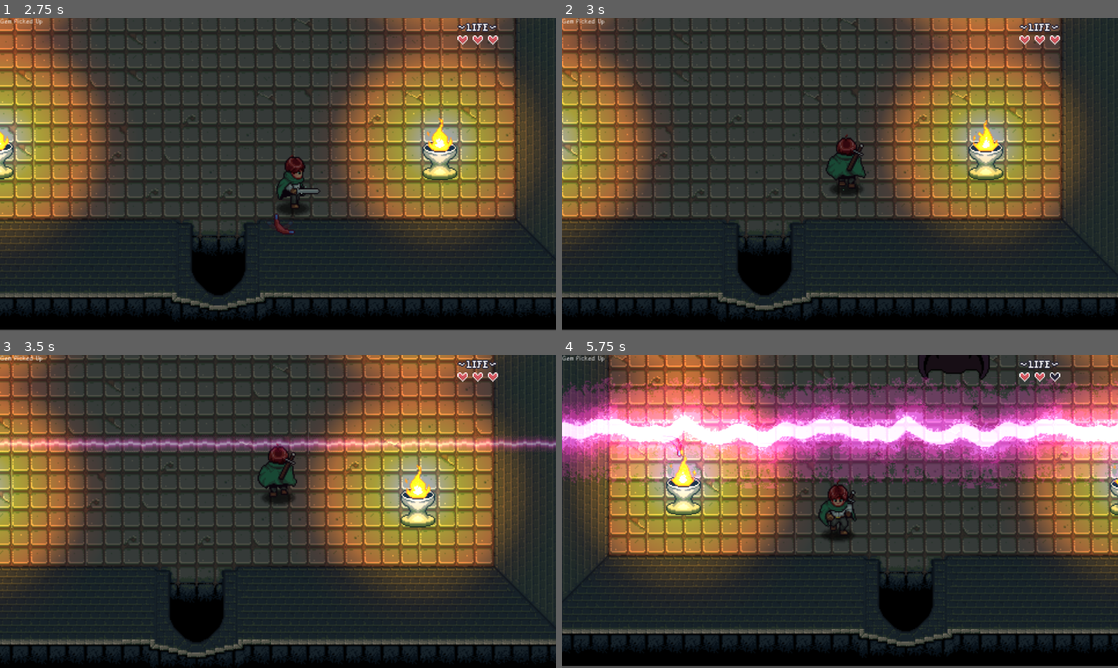
Above: before the commit, frames 1-4 (two rows, left to right).
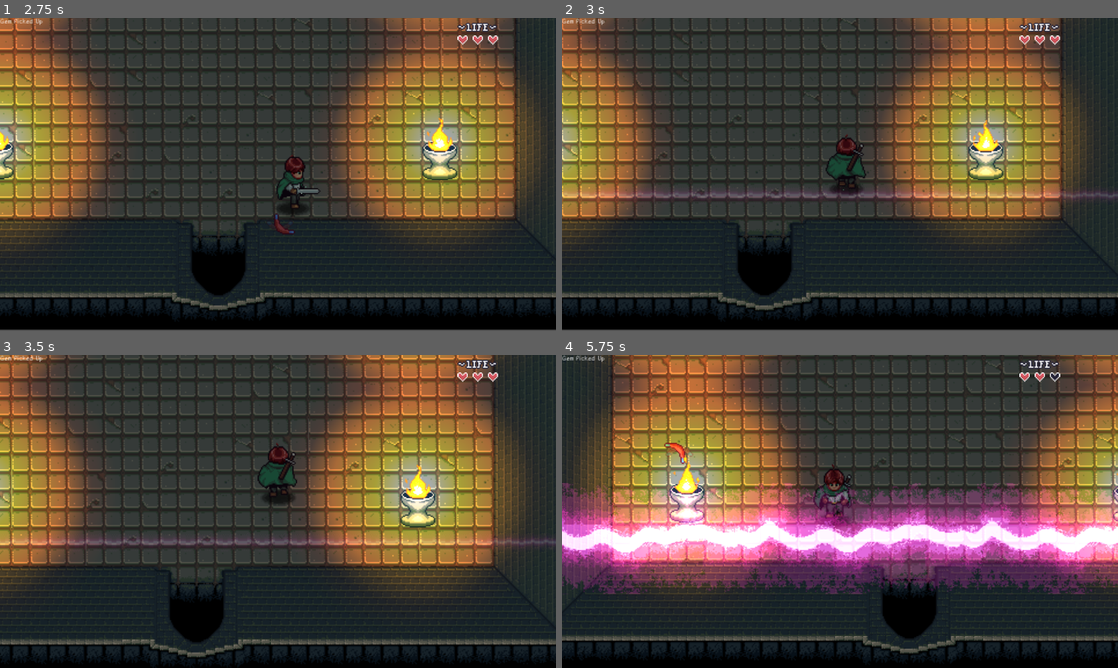
Above: after the commit, the same moments.

Repository: Folkor42/2D-Action-Adventure
Game: Godot game, scene res://Levels/Dungeon1/Dungeon_03.tscn
The game is run twice, just before and just after one commit, with the same random seed, the same clock (stepped at 60 frames per second) and the same inputs. This scene is started directly instead of the project's main scene. Sound files missing from this copy of the repository are replaced by a short silence.
Inputs:
- Up to frame 1 (2.75 s): tap Enter (ui_accept) at 0.5, 0.77, 1.52 s; hold Right (right) 0.53-1.28 s; hold Z (attack) 0.53-1.28 s; hold Down (down) 1.28-2.03 s; tap X (ability) at 1.35 s; tap Z (attack) at 1.55 s; hold Right (right) from 2.03 s (still down); hold Z (attack) from 2.03 s (still down)
- Up to frame 2 (3 s): release Right (right) at 2.78 s; release Z (attack) at 2.78 s; hold Up (up) from 2.78 s (still down); tap Space (interact) at 2.85 s
- Up to frame 3 (3.5 s): keep holding Up (up); tap Enter (ui_accept) at 3.02 s; tap Z (attack) at 3.05 s
- Up to frame 4 (5.75 s): release Up (up) at 3.53 s; hold T (test) 3.53-4.28 s; hold Left (left) 3.53-5.03 s; tap Enter (ui_accept) at 3.77, 4.52 s; tap Z (attack) at 3.8, 4.35, 5.3 s; hold Down (down) from 5.03 s (still down); hold X (ability) from 5.03 s (still down)

Frame 1 is identical in both runs. In frame 2, 1.7% of the frame differs, in the area x 0-100%, y 55-58%; in frame 3, 5.0%; in frame 4, 70%, in the area x 0-100%, y 0-100%.

Commit message:
Added Wizard Attacks

Diff:
--- a/Enemies/scripts/States/enemy_state_chase.gd
+++ b/Enemies/scripts/States/enemy_state_chase.gd
@@ -7,9 +7,12 @@
 @export var vision_area : VisionArea
 @export var attack_area : HurtBox
 @export var state_aggro_duration : float = 0.5
+@export var state_attack_delay : float = 2.0
 @export var next_state : EnemyState
+@export var attack : EnemyState
 
 var _timer : float = 0.0
+var _cooldown_timer : float = 0.0
 var _direction : Vector2
 var _can_see_player : bool = false
 
@@ -21,6 +24,7 @@
 
 func enter() -> void:
 	_timer = state_aggro_duration
+	_cooldown_timer = state_attack_delay
 	enemy.UpdateAnimation( anim_name )
 	if attack_area:
 		print("Player in attack area")
@@ -37,6 +41,10 @@
 	pass
 
 func process( _delta : float ) -> EnemyState:
+	_cooldown_timer -= _delta
+	if _cooldown_timer <= 0:
+		_cooldown_timer = state_attack_delay
+		return attack
 	if PlayerManager.player.hp <=0:
 		return next_state
 	var new_dir : Vector2 = enemy.global_position.direction_to( PlayerManager.player.global_position )
--- a/Enemies/scripts/enemy.gd
+++ b/Enemies/scripts/enemy.gd
@@ -3,10 +3,12 @@
 signal Direction_Changed ( new_direction : Vector2 )
 signal Enemy_Damaged ( hurt_box : HurtBox )
 signal enemy_destroyed ( hurt_box : HurtBox )
+signal beam_attack
 
 const DIR_4 = [ Vector2.RIGHT, Vector2.DOWN, Vector2.LEFT, Vector2.UP ]
 
 @export var hp : int = 3
+
 
 var cardinal_direction : Vector2 = Vector2.DOWN
 var direction : Vector2 = Vector2.ZERO
--- a/Levels/Dungeon1/DarkWizard/dark_wizard.tscn
+++ b/Levels/Dungeon1/DarkWizard/dark_wizard.tscn
@@ -10,6 +10,7 @@
 [ext_resource type="Script" path="res://Enemies/scripts/States/enemy_state_wander.gd" id="8_gc33a"]
 [ext_resource type="Script" path="res://Enemies/scripts/States/enemy_state_chase.gd" id="9_nlq1m"]
 [ext_resource type="Script" path="res://General Nodes/HitBox/hit_box.gd" id="9_veya5"]
+[ext_resource type="Script" path="res://Levels/Dungeon1/DarkWizard/scripts/attack.gd" id="10_3hftx"]
 [ext_resource type="Script" path="res://Enemies/scripts/VisionArea.gd" id="11_rbg72"]
 [ext_resource type="Script" path="res://General Nodes/HurtBox/hurt_box.gd" id="12_uoeiu"]
 
@@ -51,128 +52,17 @@
 "update": 1,
 "values": [0]
 }
-
-[sub_resource type="Animation" id="Animation_fcrk5"]
-resource_name = "idle_down"
-length = 0.3
-loop_mode = 1
-tracks/0/type = "value"
-tracks/0/imported = false
-tracks/0/enabled = true
-tracks/0/path = NodePath("Sprite2D:frame")
-tracks/0/interp = 1
-tracks/0/loop_wrap = true
-tracks/0/keys = {
-"times": PackedFloat32Array(0, 0.3),
-"transitions": PackedFloat32Array(1, 1),
-"update": 0,
-"values": [0, 1]
-}
-tracks/1/type = "value"
-tracks/1/imported = false
-tracks/1/enabled = true
-tracks/1/path = NodePath("Left Hand:frame")
-tracks/1/interp = 1
-tracks/1/loop_wrap = true
-tracks/1/keys = {
-"times": PackedFloat32Array(0),
-"transitions": PackedFloat32Array(1),
-"update": 1,
-"values": [0]
-}
-tracks/2/type = "value"
-tracks/2/imported = false
-tracks/2/enabled = true
-tracks/2/path = NodePath("Right Hand:frame")
-tracks/2/interp = 1
-tracks/2/loop_wrap = true
-tracks/2/keys = {
-"times": PackedFloat32Array(0),
-"transitions": PackedFloat32Array(1),
-"update": 1,
-"values": [0]
-}
-
-[sub_resource type="Animation" id="Animation_87aux"]
-resource_name = "idle_side"
-length = 0.3
-loop_mode = 1
-tracks/0/type = "value"
-tracks/0/imported = false
-tracks/0/enabled = true
-tracks/0/path = NodePath("Sprite2D:frame")
-tracks/0/interp = 1
-tracks/0/loop_wrap = true
-tracks/0/keys = {
-"times": PackedFloat32Array(0, 0.3),
-"transitions": PackedFloat32Array(1, 1),
-"update": 0,
-"values": [6, 8]
-}
-tracks/1/type = "value"
-tracks/1/imported = false
-tracks/1/enabled = true
-tracks/1/path = NodePath("Left Hand:frame")
-tracks/1/interp = 1
-tracks/1/loop_wrap = true
-tracks/1/keys = {
-"times": PackedFloat32Array(0),
-"transitions": PackedFloat32Array(1),
-"update": 1,
-"values": [8]
-}
-tracks/2/type = "value"
-tracks/2/imported = false
-tracks/2/enabled = true
-tracks/2/path = NodePath("Right Hand:frame")
-tracks/2/interp = 1
-tracks/2/loop_wrap = true
-tracks/2/keys = {
-"times": PackedFloat32Array(0),
-"transitions": PackedFloat32Array(1),
-"update": 1,
-"values": [8]
-}
-
-[sub_resource type="Animation" id="Animation_3nml5"]
-resource_name = "idle_up"
-length = 0.3
-loop_mode = 1
-tracks/0/type = "value"
-tracks/0/imported = false
-tracks/0/enabled = true
-tracks/0/path = NodePath("Sprite2D:frame")
-tracks/0/interp = 1
-tracks/0/loop_wrap = true
-tracks/0/keys = {
-"times": PackedFloat32Array(0, 0.3),
-"transitions": PackedFloat32Array(1, 1),
-"update": 0,
-"values": [3, 5]
-}
-tracks/1/type = "value"
-tracks/1/imported = false
-tracks/1/enabled = true
-tracks/1/path = NodePath("Left Hand:frame")
-tracks/1/interp = 1
-tracks/1/loop_wrap = true
-tracks/1/keys = {
-"times": PackedFloat32Array(0),
-"transitions": PackedFloat32Array(1),
-"update": 1,
-"values": [4]
-}
-tracks/2/type = "value"
-tracks/2/imported = false
-tracks/2/enabled = true
-tracks/2/path = NodePath("Right Hand:frame")
-tracks/2/interp = 1
-tracks/2/loop_wrap = true
-tracks/2/keys = {
-"times": PackedFloat32Array(0),
-"transitions": PackedFloat32Array(1),
-"update": 1,
-"values": [4]
+tracks/3/type = "value"
+tracks/3/imported = false
+tracks/3/enabled = true
+tracks/3/path = NodePath(".:modulate")
+tracks/3/interp = 1
+tracks/3/loop_wrap = true
+tracks/3/keys = {
+"times": PackedFloat32Array(0),
+"transitions": PackedFloat32Array(1),
+"update": 0,
+"values": [Color(1, 1, 1, 1)]
 }
 
 [sub_resource type="Animation" id="Animation_xjuma"]
@@ -217,6 +107,369 @@
 "values": [0, 3, 0]
 }
 
+[sub_resource type="Animation" id="Animation_bsx64"]
+resource_name = "cast_side"
+length = 0.9
+loop_mode = 1
+step = 0.05
+tracks/0/type = "value"
+tracks/0/imported = false
+tracks/0/enabled = true
+tracks/0/path = NodePath("Sprite2D:frame")
+tracks/0/interp = 1
+tracks/0/loop_wrap = true
+tracks/0/keys = {
+"times": PackedFloat32Array(0, 0.25, 0.45, 0.7),
+"transitions": PackedFloat32Array(1, 1, 1, 1),
+"update": 0,
+"values": [6, 7, 8, 7]
+}
+tracks/1/type = "value"
+tracks/1/imported = false
+tracks/1/enabled = true
+tracks/1/path = NodePath("Left Hand:frame")
+tracks/1/interp = 1
+tracks/1/loop_wrap = true
+tracks/1/keys = {
+"times": PackedFloat32Array(0, 0.6),
+"transitions": PackedFloat32Array(1, 1),
+"update": 0,
+"values": [8, 11]
+}
+tracks/2/type = "value"
+tracks/2/imported = false
+tracks/2/enabled = true
+tracks/2/path = NodePath("Right Hand:frame")
+tracks/2/interp = 1
+tracks/2/loop_wrap = true
+tracks/2/keys = {
+"times": PackedFloat32Array(0.3, 0.9),
+"transitions": PackedFloat32Array(1, 1),
+"update": 0,
+"values": [8, 8]
+}
+
+[sub_resource type="Animation" id="Animation_aoxlu"]
+resource_name = "cast_up"
+length = 0.9
+loop_mode = 1
+step = 0.05
+tracks/0/type = "value"
+tracks/0/imported = false
+tracks/0/enabled = true
+tracks/0/path = NodePath("Sprite2D:frame")
+tracks/0/interp = 1
+tracks/0/loop_wrap = true
+tracks/0/keys = {
+"times": PackedFloat32Array(0, 0.25, 0.45, 0.7),
+"transitions": PackedFloat32Array(1, 1, 1, 1),
+"update": 0,
+"values": [3, 4, 5, 4]
+}
+tracks/1/type = "value"
+tracks/1/imported = false
+tracks/1/enabled = true
+tracks/1/path = NodePath("Left Hand:frame")
+tracks/1/interp = 1
+tracks/1/loop_wrap = true
+tracks/1/keys = {
+"times": PackedFloat32Array(0, 0.3, 0.6),
+"transitions": PackedFloat32Array(1, 1, 1),
+"update": 0,
+"values": [4, 5, 6]
+}
+tracks/2/type = "value"
+tracks/2/imported = false
+tracks/2/enabled = true
+tracks/2/path = NodePath("Right Hand:frame")
+tracks/2/interp = 1
+tracks/2/loop_wrap = true
+tracks/2/keys = {
+"times": PackedFloat32Array(0.3, 0.6, 0.9),
+"transitions": PackedFloat32Array(1, 1, 1),
+"update": 0,
+"values": [4, 5, 6]
+}
+
+[sub_resource type="Animation" id="Animation_a0n0p"]
+resource_name = "destroy_down"
+length = 2.0
+tracks/0/type = "value"
+tracks/0/imported = false
+tracks/0/enabled = true
+tracks/0/path = NodePath("Sprite2D:frame")
+tracks/0/interp = 1
+tracks/0/loop_wrap = true
+tracks/0/keys = {
+"times": PackedFloat32Array(0),
+"transitions": PackedFloat32Array(1),
+"update": 1,
+"values": [0]
+}
+tracks/1/type = "value"
+tracks/1/imported = false
+tracks/1/enabled = true
+tracks/1/path = NodePath("Left Hand:frame")
+tracks/1/interp = 1
+tracks/1/loop_wrap = true
+tracks/1/keys = {
+"times": PackedFloat32Array(0),
+"transitions": PackedFloat32Array(1),
+"update": 1,
+"values": [0]
+}
+tracks/2/type = "value"
+tracks/2/imported = false
+tracks/2/enabled = true
+tracks/2/path = NodePath("Right Hand:frame")
+tracks/2/interp = 1
+tracks/2/loop_wrap = true
+tracks/2/keys = {
+"times": PackedFloat32Array(0),
+"transitions": PackedFloat32Array(1),
+"update": 1,
+"values": [0]
+}
+tracks/3/type = "value"
+tracks/3/imported = false
+tracks/3/enabled = true
+tracks/3/path = NodePath(".:modulate")
+tracks/3/interp = 1
+tracks/3/loop_wrap = true
+tracks/3/keys = {
+"times": PackedFloat32Array(0, 2),
+"transitions": PackedFloat32Array(1, 1),
+"update": 0,
+"values": [Color(1, 1, 1, 1), Color(0.659841, 0.403349, 0.41634, 0)]
+}
+
+[sub_resource type="Animation" id="Animation_lf10x"]
+resource_name = "destroy_side"
+length = 2.0
+tracks/0/type = "value"
+tracks/0/imported = false
+tracks/0/enabled = true
+tracks/0/path = NodePath("Sprite2D:frame")
+tracks/0/interp = 1
+tracks/0/loop_wrap = true
+tracks/0/keys = {
+"times": PackedFloat32Array(0),
+"transitions": PackedFloat32Array(1),
+"update": 1,
+"values": [0]
+}
+tracks/1/type = "value"
+tracks/1/imported = false
+tracks/1/enabled = true
+tracks/1/path = NodePath("Left Hand:frame")
+tracks/1/interp = 1
+tracks/1/loop_wrap = true
+tracks/1/keys = {
+"times": PackedFloat32Array(0),
+"transitions": PackedFloat32Array(1),
+"update": 1,
+"values": [0]
+}
+tracks/2/type = "value"
+tracks/2/imported = false
+tracks/2/enabled = true
+tracks/2/path = NodePath("Right Hand:frame")
+tracks/2/interp = 1
+tracks/2/loop_wrap = true
+tracks/2/keys = {
+"times": PackedFloat32Array(0),
+"transitions": PackedFloat32Array(1),
+"update": 1,
+"values": [0]
+}
+tracks/3/type = "value"
+tracks/3/imported = false
+tracks/3/enabled = true
+tracks/3/path = NodePath(".:modulate")
+tracks/3/interp = 1
+tracks/3/loop_wrap = true
+tracks/3/keys = {
+"times": PackedFloat32Array(0, 2),
+"transitions": PackedFloat32Array(1, 1),
+"update": 0,
+"values": [Color(1, 1, 1, 1), Color(0.659841, 0.403349, 0.41634, 0)]
+}
+
+[sub_resource type="Animation" id="Animation_6j41c"]
+resource_name = "destroy_up"
+length = 2.0
+tracks/0/type = "value"
+tracks/0/imported = false
+tracks/0/enabled = true
+tracks/0/path = NodePath("Sprite2D:frame")
+tracks/0/interp = 1
+tracks/0/loop_wrap = true
+tracks/0/keys = {
+"times": PackedFloat32Array(0),
+"transitions": PackedFloat32Array(1),
+"update": 1,
+"values": [0]
+}
+tracks/1/type = "value"
+tracks/1/imported = false
+tracks/1/enabled = true
+tracks/1/path = NodePath("Left Hand:frame")
+tracks/1/interp = 1
+tracks/1/loop_wrap = true
+tracks/1/keys = {
+"times": PackedFloat32Array(0),
+"transitions": PackedFloat32Array(1),
+"update": 1,
+"values": [0]
+}
+tracks/2/type = "value"
+tracks/2/imported = false
+tracks/2/enabled = true
+tracks/2/path = NodePath("Right Hand:frame")
+tracks/2/interp = 1
+tracks/2/loop_wrap = true
+tracks/2/keys = {
+"times": PackedFloat32Array(0),
+"transitions": PackedFloat32Array(1),
+"update": 1,
+"values": [0]
+}
+tracks/3/type = "value"
+tracks/3/imported = false
+tracks/3/enabled = true
+tracks/3/path = NodePath(".:modulate")
+tracks/3/interp = 1
+tracks/3/loop_wrap = true
+tracks/3/keys = {
+"times": PackedFloat32Array(0, 2),
+"transitions": PackedFloat32Array(1, 1),
+"update": 0,
+"values": [Color(1, 1, 1, 1), Color(0.659841, 0.403349, 0.41634, 0)]
+}
+
+[sub_resource type="Animation" id="Animation_fcrk5"]
+resource_name = "idle_down"
+length = 0.3
+loop_mode = 1
+tracks/0/type = "value"
+tracks/0/imported = false
+tracks/0/enabled = true
+tracks/0/path = NodePath("Sprite2D:frame")
+tracks/0/interp = 1
+tracks/0/loop_wrap = true
+tracks/0/keys = {
+"times": PackedFloat32Array(0, 0.3),
+"transitions": PackedFloat32Array(1, 1),
+"update": 0,
+"values": [0, 1]
+}
+tracks/1/type = "value"
+tracks/1/imported = false
+tracks/1/enabled = true
+tracks/1/path = NodePath("Left Hand:frame")
+tracks/1/interp = 1
+tracks/1/loop_wrap = true
+tracks/1/keys = {
+"times": PackedFloat32Array(0),
+"transitions": PackedFloat32Array(1),
+"update": 1,
+"values": [0]
+}
+tracks/2/type = "value"
+tracks/2/imported = false
+tracks/2/enabled = true
+tracks/2/path = NodePath("Right Hand:frame")
+tracks/2/interp = 1
+tracks/2/loop_wrap = true
+tracks/2/keys = {
+"times": PackedFloat32Array(0),
+"transitions": PackedFloat32Array(1),
+"update": 1,
+"values": [0]
+}
+
+[sub_resource type="Animation" id="Animation_87aux"]
+resource_name = "idle_side"
+length = 0.3
+loop_mode = 1
+tracks/0/type = "value"
+tracks/0/imported = false
+tracks/0/enabled = true
+tracks/0/path = NodePath("Sprite2D:frame")
+tracks/0/interp = 1
+tracks/0/loop_wrap = true
+tracks/0/keys = {
+"times": PackedFloat32Array(0, 0.3),
+"transitions": PackedFloat32Array(1, 1),
+"update": 0,
+"values": [6, 8]
+}
+tracks/1/type = "value"
+tracks/1/imported = false
+tracks/1/enabled = true
+tracks/1/path = NodePath("Left Hand:frame")
+tracks/1/interp = 1
+tracks/1/loop_wrap = true
+tracks/1/keys = {
+"times": PackedFloat32Array(0),
+"transitions": PackedFloat32Array(1),
+"update": 1,
+"values": [8]
+}
+tracks/2/type = "value"
+tracks/2/imported = false
+tracks/2/enabled = true
+tracks/2/path = NodePath("Right Hand:frame")
+tracks/2/interp = 1
+tracks/2/loop_wrap = true
+tracks/2/keys = {
+"times": PackedFloat32Array(0),
+"transitions": PackedFloat32Array(1),
+"update": 1,
+"values": [8]
+}
+
+[sub_resource type="Animation" id="Animation_3nml5"]
+resource_name = "idle_up"
+length = 0.3
+loop_mode = 1
+tracks/0/type = "value"
+tracks/0/imported = false
+tracks/0/enabled = true
+tracks/0/path = NodePath("Sprite2D:frame")
+tracks/0/interp = 1
+tracks/0/loop_wrap = true
+tracks/0/keys = {
+"times": PackedFloat32Array(0, 0.3),
+"transitions": PackedFloat32Array(1, 1),
+"update": 0,
+"values": [3, 5]
+}
+tracks/1/type = "value"
+tracks/1/imported = false
+tracks/1/enabled = true
+tracks/1/path = NodePath("Left Hand:frame")
+tracks/1/interp = 1
+tracks/1/loop_wrap = true
+tracks/1/keys = {
+"times": PackedFloat32Array(0),
+"transitions": PackedFloat32Array(1),
+"update": 1,
+"values": [4]
+}
+tracks/2/type = "value"
+tracks/2/imported = false
+tracks/2/enabled = true
+tracks/2/path = NodePath("Right Hand:frame")
+tracks/2/interp = 1
+tracks/2/loop_wrap = true
+tracks/2/keys = {
+"times": PackedFloat32Array(0),
+"transitions": PackedFloat32Array(1),
+"update": 1,
+"values": [4]
+}
+
 [sub_resource type="Animation" id="Animation_clrnh"]
 resource_name = "stun_down"
 length = 0.1
@@ -257,6 +510,46 @@
 "values": [2, 0]
 }
 
+[sub_resource type="Animation" id="Animation_lhy63"]
+resource_name = "stun_side"
+length = 0.1
+tracks/0/type = "value"
+tracks/0/imported = false
+tracks/0/enabled = true
+tracks/0/path = NodePath("Sprite2D:frame")
+tracks/0/interp = 1
+tracks/0/loop_wrap = true
+tracks/0/keys = {
+"times": PackedFloat32Array(0, 0.1),
+"transitions": PackedFloat32Array(1, 1),
+"update": 0,
+"values": [6, 8]
+}
+tracks/1/type = "value"
+tracks/1/imported = false
+tracks/1/enabled = true
+tracks/1/path = NodePath("Left Hand:frame")
+tracks/1/interp = 1
+tracks/1/loop_wrap = true
+tracks/1/keys = {
+"times": PackedFloat32Array(0, 0.1),
+"transitions": PackedFloat32Array(1, 1),
+"update": 0,
+"values": [10, 8]
+}
+tracks/2/type = "value"
+tracks/2/imported = false
+tracks/2/enabled = true
+tracks/2/path = NodePath("Right Hand:frame")
+tracks/2/interp = 1
+tracks/2/loop_wrap = true
+tracks/2/keys = {
+"times": PackedFloat32Array(0, 0.1),
+"transitions": PackedFloat32Array(1, 1),
+"update": 0,
+"values": [10, 8]
+}
+
 [sub_resource type="Animation" id="Animation_nv6oo"]
 resource_name = "stun_up"
 length = 0.1
@@ -295,52 +588,17 @@
 "transitions": PackedFloat32Array(1, 1),
 "update": 0,
 "values": [6, 4]
-}
-
-[sub_resource type="Animation" id="Animation_lhy63"]
-resource_name = "stun_side"
-length = 0.1
-tracks/0/type = "value"
-tracks/0/imported = false
-tracks/0/enabled = true
-tracks/0/path = NodePath("Sprite2D:frame")
-tracks/0/interp = 1
-tracks/0/loop_wrap = true
-tracks/0/keys = {
-"times": PackedFloat32Array(0, 0.1),
-"transitions": PackedFloat32Array(1, 1),
-"update": 0,
-"values": [6, 8]
-}
-tracks/1/type = "value"
-tracks/1/imported = false
-tracks/1/enabled = true
-tracks/1/path = NodePath("Left Hand:frame")
-tracks/1/interp = 1
-tracks/1/loop_wrap = true
-tracks/1/keys = {
-"times": PackedFloat32Array(0, 0.1),
-"transitions": PackedFloat32Array(1, 1),
-"update": 0,
-"values": [10, 8]
-}
-tracks/2/type = "value"
-tracks/2/imported = false
-tracks/2/enabled = true
-tracks/2/path = NodePath("Right Hand:frame")
-tracks/2/interp = 1
-tracks/2/loop_wrap = true
-tracks/2/keys = {
-"times": PackedFloat32Array(0, 0.1),
-"transitions": PackedFloat32Array(1, 1),
-"update": 0,
-"values": [10, 8]
 }
 
 [sub_resource type="AnimationLibrary" id="AnimationLibrary_qjh7q"]
 _data = {
 "RESET": SubResource("Animation_1nhm6"),
 "cast_down": SubResource("Animation_xjuma"),
+"cast_side": SubResource("Animation_bsx64"),
+"cast_up": SubResource("Animation_aoxlu"),
+"destroy_down": SubResource("Animation_a0n0p"),
+"destroy_side": SubResource("Animation_lf10x"),
+"destroy_up": SubResource("Animation_6j41c"),
 "idle_down": SubResource("Animation_fcrk5"),
 "idle_side": SubResource("Animation_87aux"),
 "idle_up": SubResource("Animation_3nml5"),
@@ -403,13 +661,22 @@
 [node name="EnemyStateWander" type="Node" parent="EnemyStateMachine" node_paths=PackedStringArray("next_state")]
 script = ExtResource("8_gc33a")
 anim_name = "idle"
-next_state = NodePath("../EnemyStateIdle")
-
-[node name="EnemyStateChase" type="Node" parent="EnemyStateMachine" node_paths=PackedStringArray("vision_area", "attack_area")]
+next_state = NodePath("../EnemyStateAttack")
+
+[node name="EnemyStateChase" type="Node" parent="EnemyStateMachine" node_paths=PackedStringArray("vision_area", "attack_area", "next_state", "attack")]
 script = ExtResource("9_nlq1m")
 anim_name = "cast"
 vision_area = NodePath("../../VisionArea")
 attack_area = NodePath("../../HurtBox")
+state_attack_delay = 5.0
+next_state = NodePath("../EnemyStateWander")
+attack = NodePath("../EnemyStateAttack")
+
+[node name="EnemyStateAttack" type="Node" parent="EnemyStateMachine" node_paths=PackedStringArray("after_idle_state")]
+script = ExtResource("10_3hftx")
+state_duration_min = 2.0
+state_duration_max = 4.0
+after_idle_state = NodePath("../EnemyStateWander")
 
 [node name="HitBox" type="Area2D" parent="."]
 collision_layer = 256
@@ -425,6 +692,7 @@
 script = ExtResource("11_rbg72")
 
 [node name="CollisionPolygon2D" type="CollisionPolygon2D" parent="VisionArea"]
+visible = false
 position = Vector2(0, -8)
 polygon = PackedVector2Array(-16, 0, 16, 0, 128, 128, -128, 128)
 
@@ -432,5 +700,6 @@
 script = ExtResource("12_uoeiu")
 
 [node name="CollisionShape2D" type="CollisionShape2D" parent="HurtBox"]
+visible = false
 position = Vector2(0, 30)
 shape = SubResource("RectangleShape2D_pys0d")
--- /dev/null
+++ b/Levels/Dungeon1/DarkWizard/scripts/attack.gd
@@ -0,0 +1,43 @@
+class_name WizardStateAttack extends EnemyState
+
+@export var anim_name : String = "cast"
+@export_category("AI")
+@export var state_duration_min : float = 0.9
+@export var state_duration_max : float = 0.9
+@export var after_idle_state : EnemyState
+
+const ORB = preload ("res://Levels/Dungeon1/DarkWizard/energy_orb.tscn")
+
+var _timer : float = 0.0
+var attack_type : int = randi_range(0,3)
+
+func init() -> void:
+	pass # Replace with function body.
+
+func enter() -> void:
+	print("attacking player with: ")
+	attack_type = randi_range(0,3)
+	if attack_type == 0:
+		print("Beam Attack")
+		enemy.velocity = Vector2.ZERO
+		_timer = randf_range ( state_duration_min, state_duration_max )
+		enemy.UpdateAnimation( anim_name )
+		enemy.beam_attack.emit()
+	else:
+		print("Orb Attack")
+		var bullet = ORB.instantiate()
+		bullet.position = enemy.position
+		add_child (bullet)
+	pass
+
+func exit() -> void:
+	pass
+
+func process( _delta : float ) -> EnemyState:
+	_timer -= _delta
+	if _timer <= 0:
+		return after_idle_state
+	return null
+
+func physics( _delta : float ) -> EnemyState:
+	return null
--- a/Levels/Dungeon1/DarkWizard/scripts/energy_beam.gd
+++ b/Levels/Dungeon1/DarkWizard/scripts/energy_beam.gd
@@ -4,14 +4,17 @@
 
 @export var use_timer : bool = false
 @export var time_between_attacks : float = 3.0
+@onready var dark_wizard = $"../EnemyCounter/Dark Wizard"
 
 # Called when the node enters the scene tree for the first time.
 func _ready():
 	if use_timer:
 		attack_delay()
+	dark_wizard.beam_attack.connect (attack)
 	pass # Replace with function body.
 
 func attack () -> void:
+	position = PlayerManager.player.global_position
 	animation_player.play("attack")
 	await animation_player.animation_finished
 	animation_player.play("default")
--- a/Levels/Dungeon1/Dungeon_03.tscn
+++ b/Levels/Dungeon1/Dungeon_03.tscn
@@ -7,6 +7,9 @@
 [ext_resource type="PackedScene" uid="uid://cdwgxk66kpnyg" path="res://Props/torches/torch_dungeon.tscn" id="5_s3vse"]
 [ext_resource type="PackedScene" uid="uid://brdgwmw38vuyy" path="res://Levels/Dungeon1/DarkWizard/energy_beam.tscn" id="6_f2wlq"]
 [ext_resource type="PackedScene" uid="uid://ceqlt5anxjy2b" path="res://Levels/Dungeon1/DarkWizard/dark_wizard.tscn" id="7_a4axs"]
+[ext_resource type="PackedScene" uid="uid://bh56dlvnhs1fw" path="res://General Nodes/EnemyCounter/enemy_counter.tscn" id="7_vvanf"]
+[ext_resource type="PackedScene" uid="uid://durc8q4exbelu" path="res://General Nodes/ItemDropper/ItemDropper.tscn" id="9_p0vbm"]
+[ext_resource type="Resource" uid="uid://b36q1y3urywy2" path="res://Items/Key_dungeon.tres" id="10_5e70n"]
 
 [node name="Dungeon03" type="Node2D"]
 position = Vector2(0, -1)
@@ -46,7 +49,14 @@
 
 [node name="EnergyBeam" parent="." instance=ExtResource("6_f2wlq")]
 position = Vector2(256, 151)
-use_timer = true
 
-[node name="Dark Wizard" parent="." instance=ExtResource("7_a4axs")]
+[node name="EnemyCounter" parent="." instance=ExtResource("7_vvanf")]
+
+[node name="Dark Wizard" parent="EnemyCounter" instance=ExtResource("7_a4axs")]
 position = Vector2(255, 28)
+
+[node name="ItemDropper" parent="." instance=ExtResource("9_p0vbm")]
+position = Vector2(256, 119)
+item_data = ExtResource("10_5e70n")
+
+[connection signal="enemies_defeated" from="EnemyCounter" to="ItemDropper" method="drop_item"]
--- a/project.godot
+++ b/project.godot
@@ -34,6 +34,10 @@
 window/size/window_width_override=960
 window/size/window_height_override=540
 window/stretch/mode="canvas_items"
+
+[editor]
+
+movie_writer/movie_file="C:/Game Development/DW_Test.avi"
 
 [gui]
 
Not shown: 1 places in Levels/Dungeon1/DarkWizard/dark_wizard.tscn that only renumber resources
Not shown: 1 places in Levels/Dungeon1/Dungeon_03.tscn that only renumber resources
